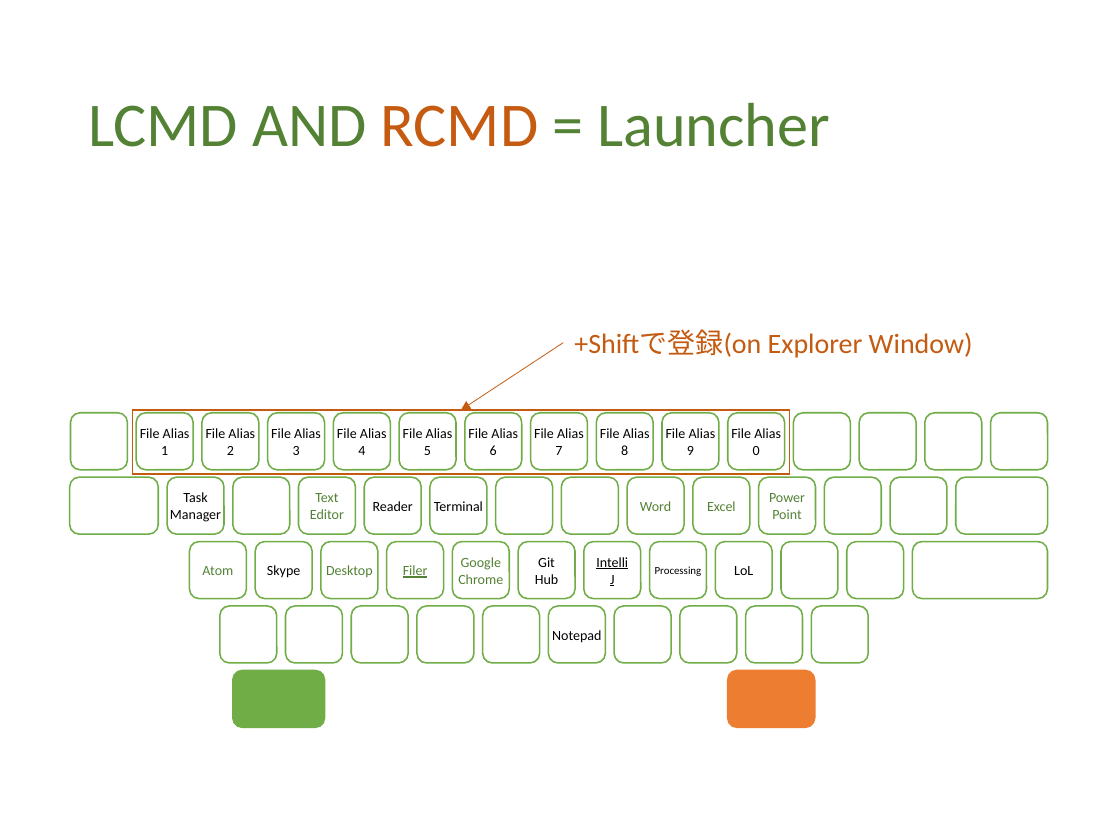
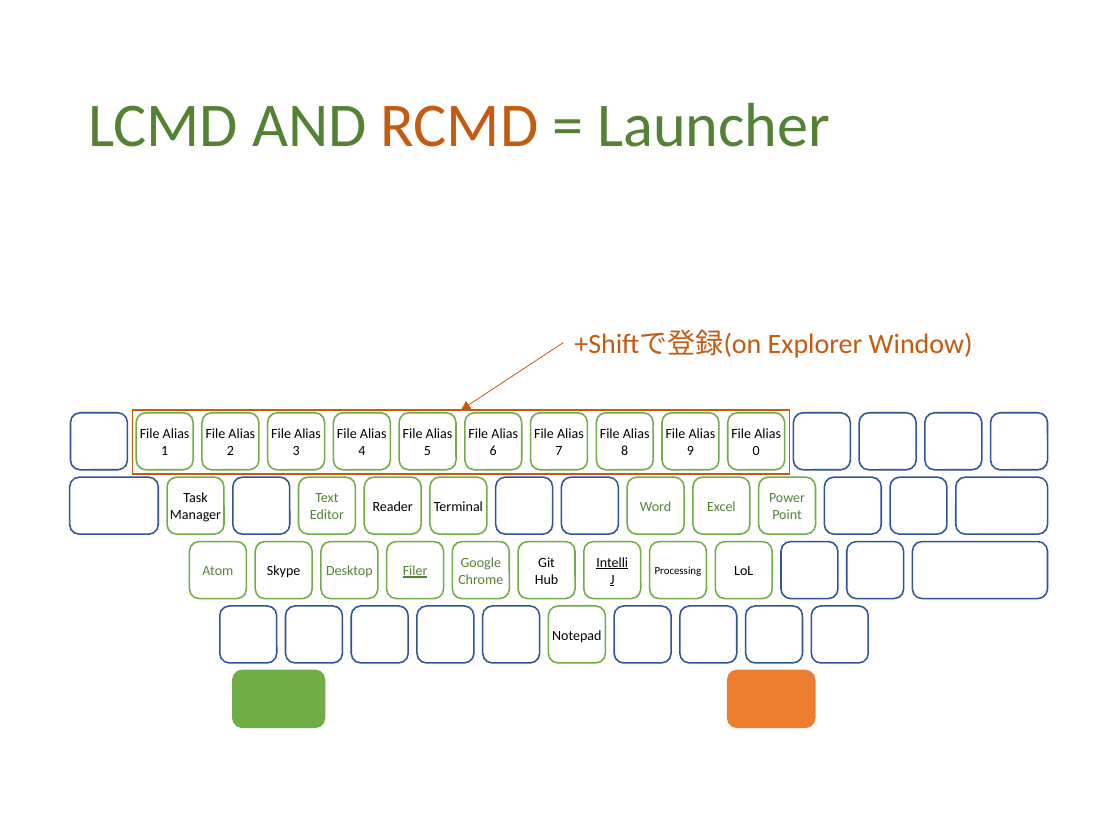
Before and after one commit to ittooo66/myAHK, a slide deck: slide 7 of MANUAL.pptx. Drawn at 1120x840 pixels with LibreOffice and Linux fonts; fonts in the diff are those of the drawing. Boxes give left, top, right and bottom in pixels: in the first picture for what was removed or moved away, otherwise in the second. Text is boxed around its words. In the diff, an @@ line names an element or a change of style, - is before the commit and + after.

```diff
--- a/MANUAL.pptx
+++ b/MANUAL.pptx
@@ outline #70AD47 1 pt to #2F5597 1 pt in 24 elements at (71, 413, 128, 470), (793, 413, 850, 470), (859, 413, 916, 470), (925, 413, 982, 470), (990, 413, 1047, 470), (233, 477, 290, 534), (496, 477, 553, 534), (561, 477, 618, 534), (824, 477, 881, 534), (890, 477, 948, 534), (955, 477, 1047, 534), (69, 477, 158, 534), (781, 542, 838, 599), (847, 542, 904, 599), (913, 542, 1048, 599), (220, 606, 277, 663), (286, 606, 343, 663), (352, 606, 409, 663), (417, 606, 474, 663), (483, 606, 540, 663), (614, 606, 671, 663), (680, 606, 737, 663), (746, 606, 803, 663), (811, 606, 868, 663) @@
```
Also in this commit, not shown: 5 other slides changed.
